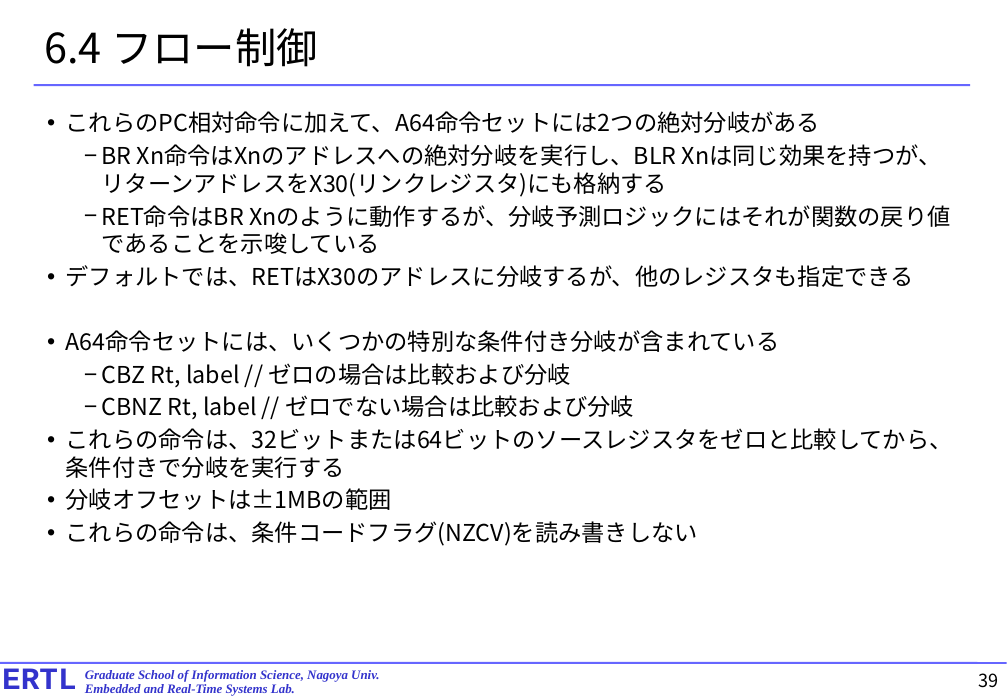
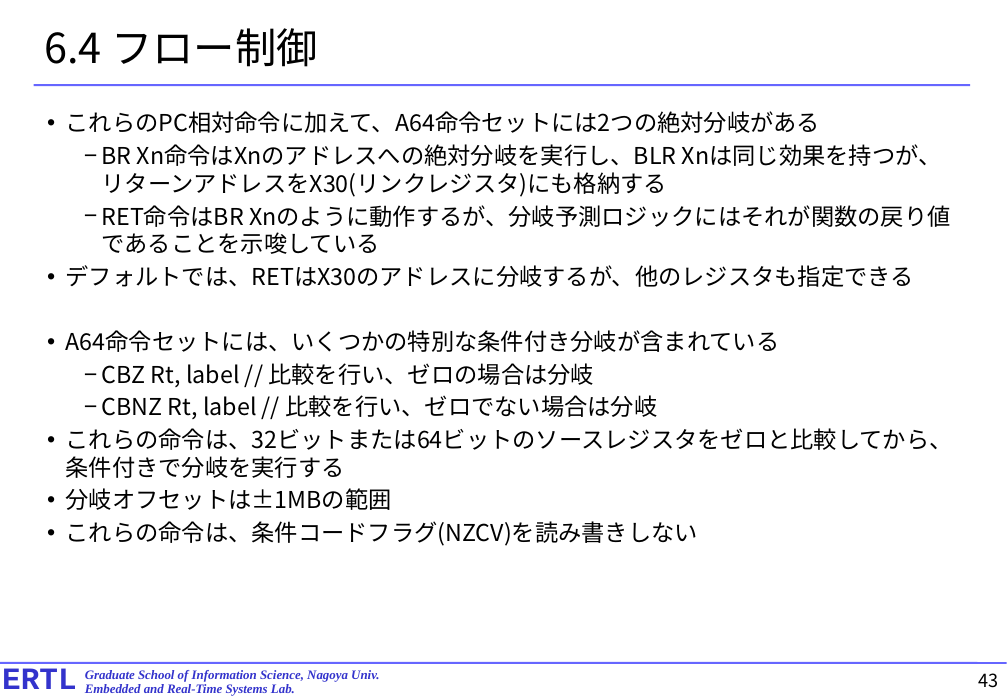
Before and after one commit to exshonda/arm64_basic, a slide deck: slide 43 of text/4.chapter6.pptx (slide 39 before the commit). Drawn at 1008x698 pixels with LibreOffice and Linux fonts; fonts in the diff are those of the drawing. Boxes give left, top, right and bottom in pixels: in the first picture for what was removed or moved away, otherwise in the second. Text is boxed around its words. In the diff, an @@ line names an element or a change of style, - is before the commit and + after.

```diff
--- a/text/4.chapter6.pptx
+++ b/text/4.chapter6.pptx
@@ text at [102,363,657,419]: text changed @@
-  − CBZ Rt, label // ゼロの場合は比較および分岐
-  − CBNZ Rt, label // ゼロでない場合は比較および分岐
+  − CBZ Rt, label // 比較を行い、ゼロの場合は分岐
+  − CBNZ Rt, label // 比較を行い、ゼロでない場合は分岐
@@ page number at [979,673,999,688]: text changed @@
-39
+43
```
Also in this commit, not shown: 23 other slides changed, 4 slides added.
